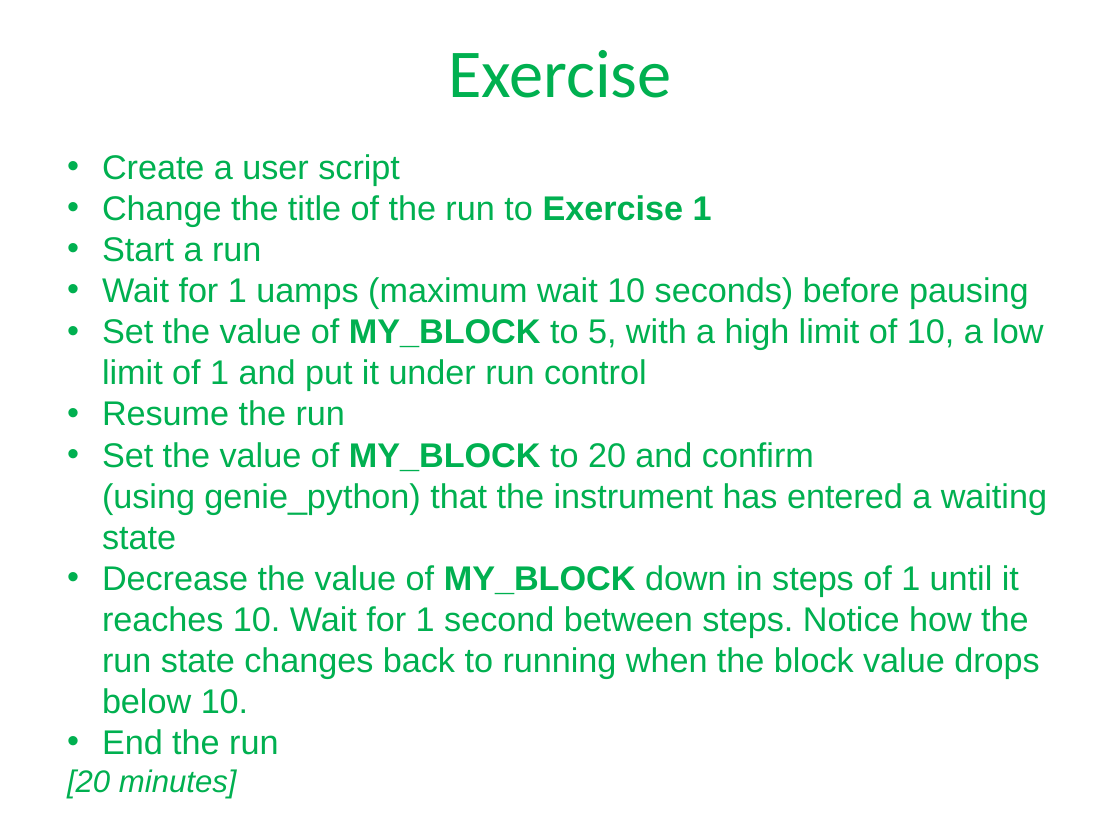
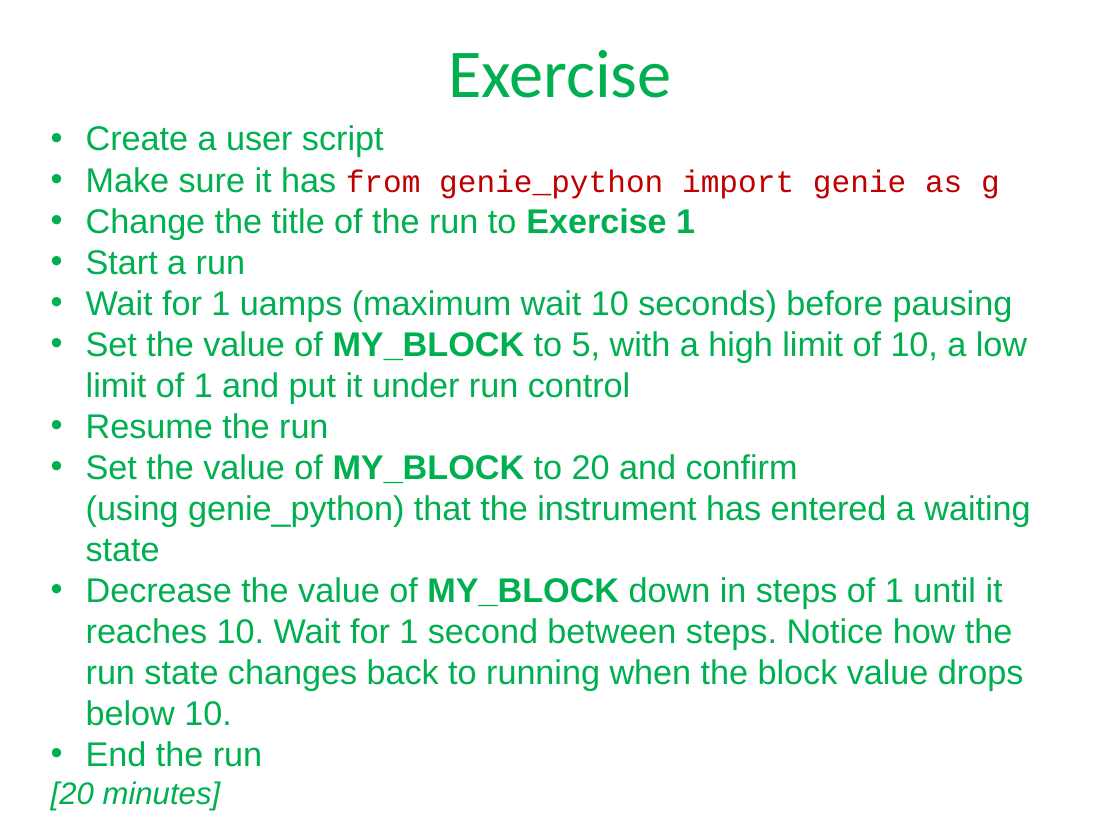
Before and after one commit to ISISComputingGroup/ibex_user_manual, a slide deck: slide 25 of genie_python_and_ibex/genie_python_and_ibex.pptx (slide 24 before the commit). Drawn at 1120x840 pixels with LibreOffice and Linux fonts; fonts in the diff are those of the drawing; background and template pictures are left out. Boxes give left, top, right and bottom in pixels: in the first picture for what was removed or moved away, otherwise in the second. Text is boxed around its words. In the diff, an @@ line names an element or a change of style, - is before the commit and + after.

Commit message:
Updated genie_python course slides

```diff
--- a/genie_python_and_ibex/genie_python_and_ibex.pptx
+++ b/genie_python_and_ibex/genie_python_and_ibex.pptx
@@ text "Create a user script": place and size @@
-text "Create a user script" at <box>67,154,1047,798</box>
+text "Create a user script" at <box>51,125,1030,811</box>
@@ text at <box>86,167,1000,199</box>: paragraph added @@
+• Make sure it has from genie_python import genie as g
```
Also in this commit, not shown: 7 other slides changed, 2 slides added, 2 slides removed.
